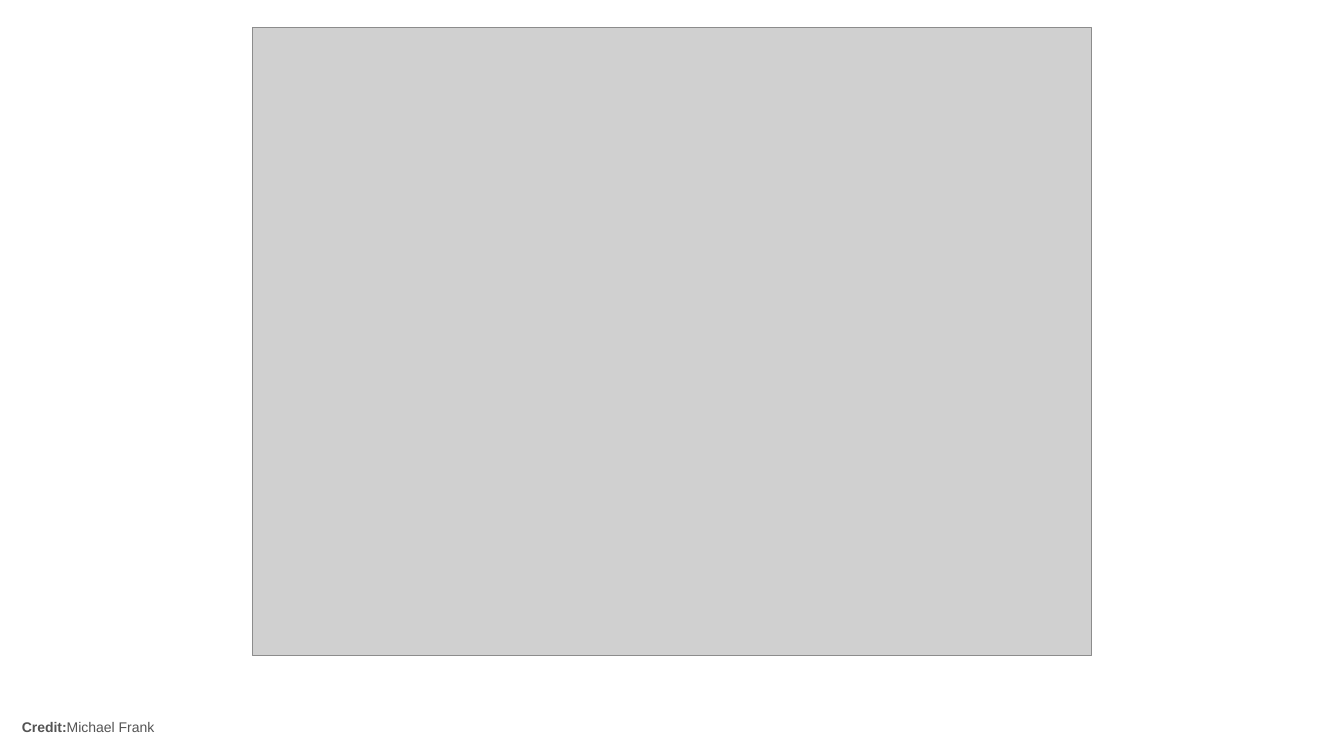
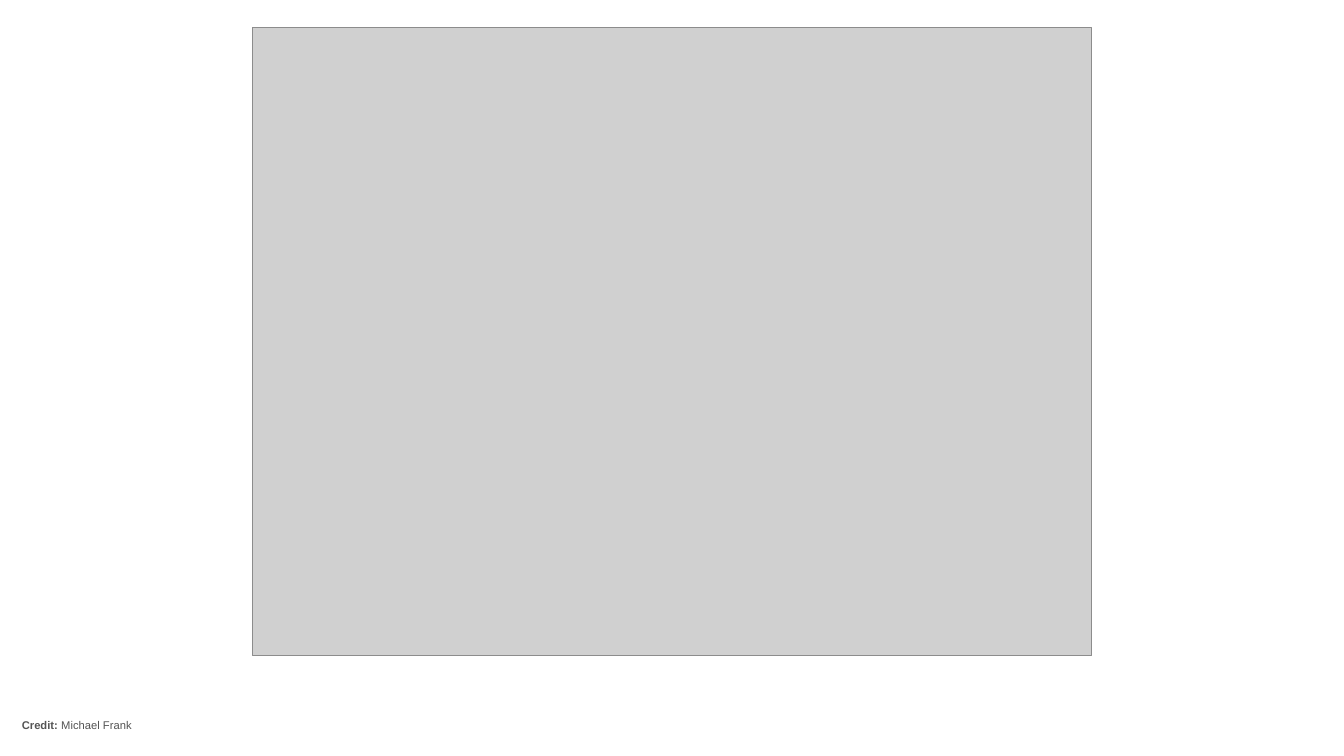
Before and after one commit to gpagnier/rampAnalysis, a slide deck: slide 3 of BortonLabMeeting12.7.pptx. Drawn at 1344x756 pixels with LibreOffice and Linux fonts; fonts in the diff are those of the drawing; grey boxes stand for pictures. Boxes give left, top, right and bottom in pixels: in the first picture for what was removed or moved away, otherwise in the second. Text is boxed around its words. In the diff, an @@ line names an element or a change of style, - is before the commit and + after.

```diff
--- a/BortonLabMeeting12.7.pptx
+++ b/BortonLabMeeting12.7.pptx
@@ text at [22, 721, 132, 729]: text changed; size 10 to 8 pt @@
-Credit:Michael Frank
+Credit: Michael Frank
```
Also in this commit, not shown: 6 other slides changed, 3 slides added, 2 slides removed.
